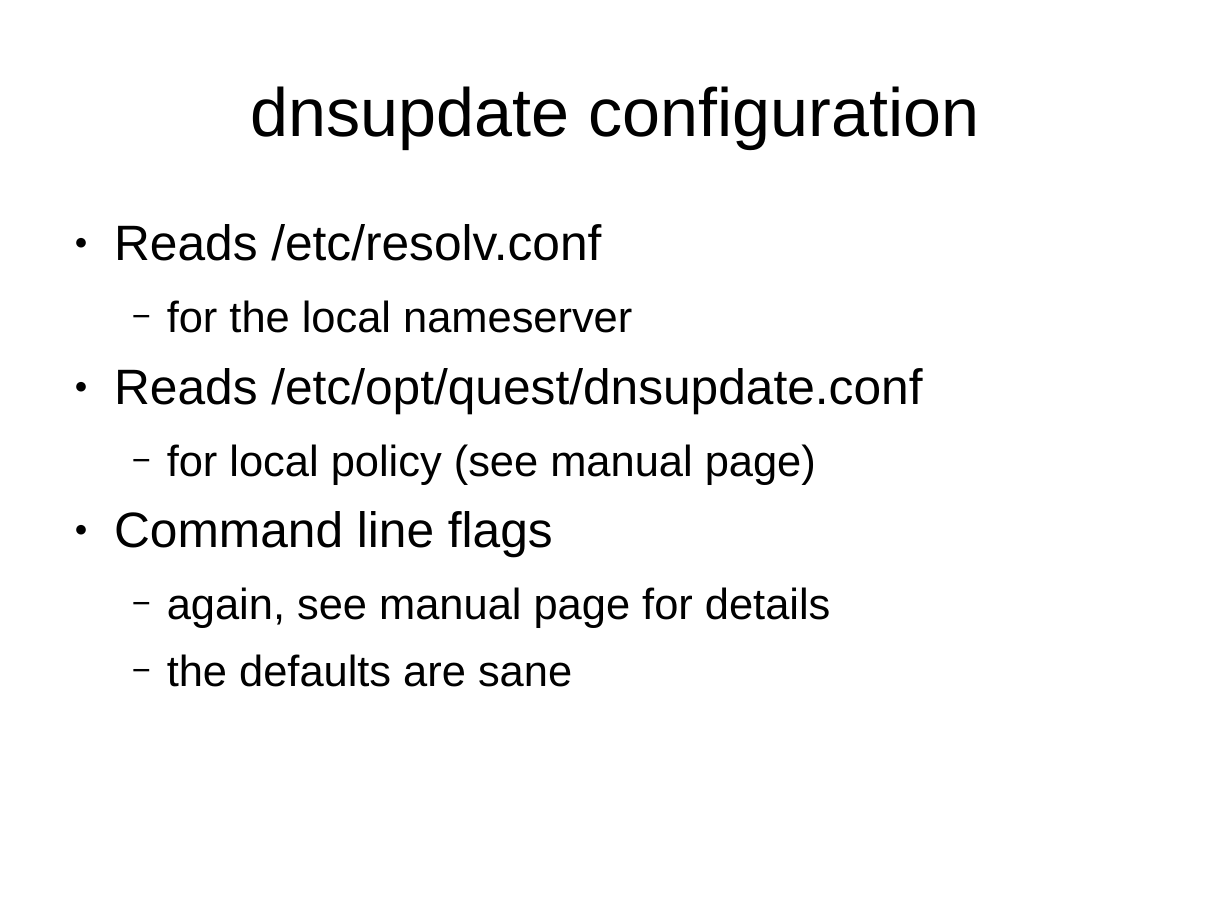
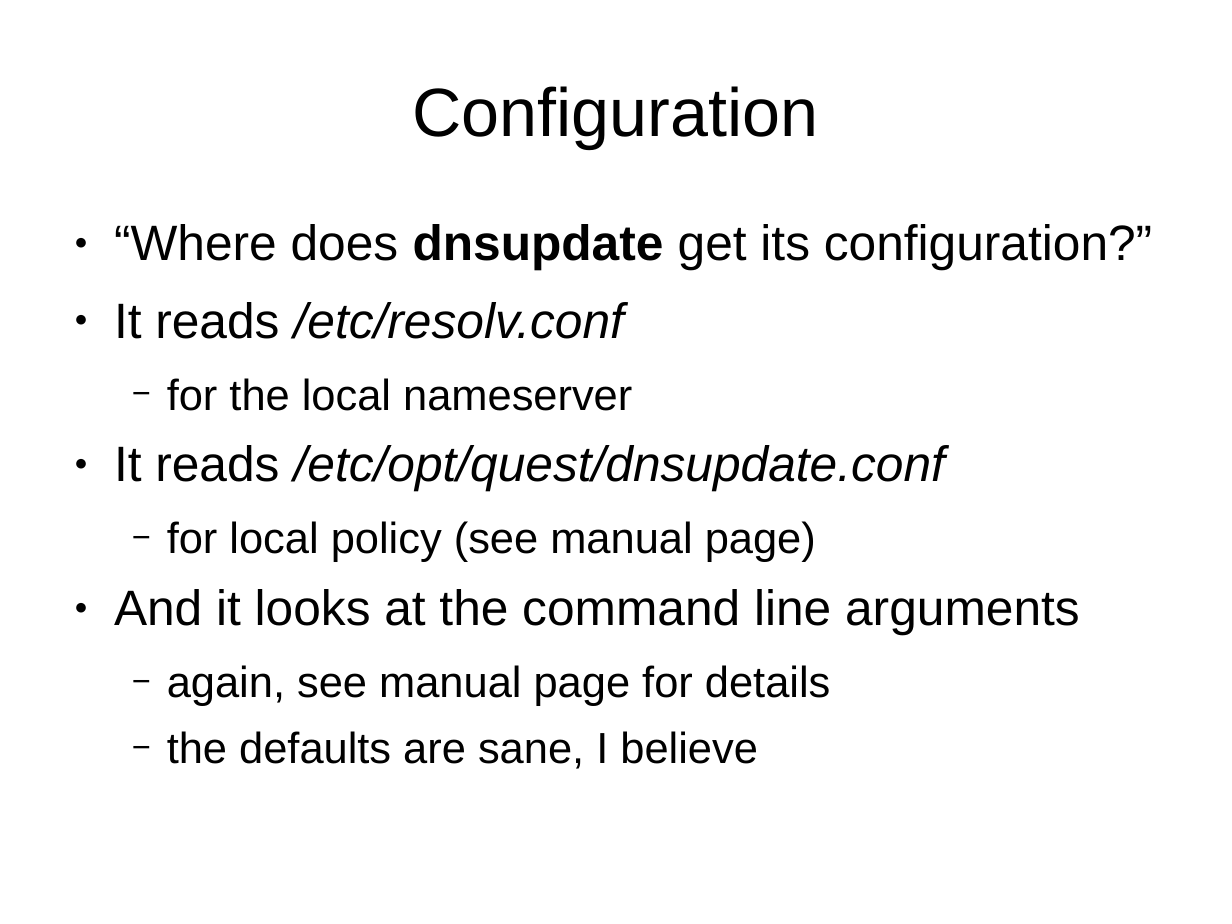
Before and after one commit to OneIdentity/dnsupdate, a slide deck: slide 19 of training.ppt (slide 17 before the commit). Drawn at 1232x924 pixels with LibreOffice and Linux fonts; fonts in the diff are those of the drawing. Boxes give left, top, right and bottom in pixels: in the first picture for what was removed or moved away, otherwise in the second. Text is boxed around its words. In the diff, an @@ line names an element or a change of style, - is before the commit and + after.

```diff
--- a/training.ppt
+++ b/training.ppt
@@ title at [412, 86, 818, 149]: text changed @@
-dnsupdate configuration
+Configuration
@@ text at [114, 224, 1152, 339]: text changed @@
-● Reads /etc/resolv.conf
+● “Where does dnsupdate get its configuration?”
+● It reads /etc/resolv.conf
@@ text at [114, 445, 945, 491]: text changed; italic on @@
-● Reads /etc/opt/quest/dnsupdate.conf
+● It reads /etc/opt/quest/dnsupdate.conf
@@ text at [114, 589, 1080, 635]: text changed @@
-● Command line flags
+● And it looks at the command line arguments
@@ text at [167, 731, 758, 769]: text changed @@
-  − the defaults are sane
+  − the defaults are sane, I believe
```
Also in this commit, not shown: 19 other slides changed, 6 slides added.
